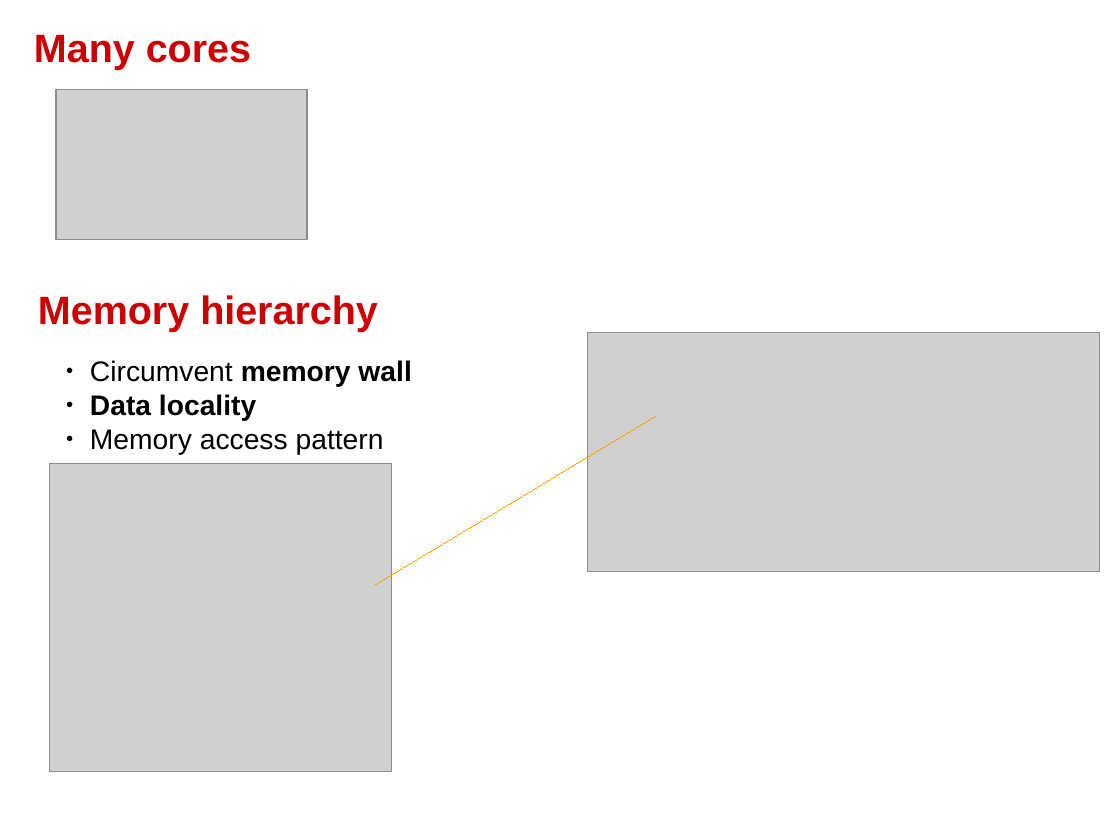
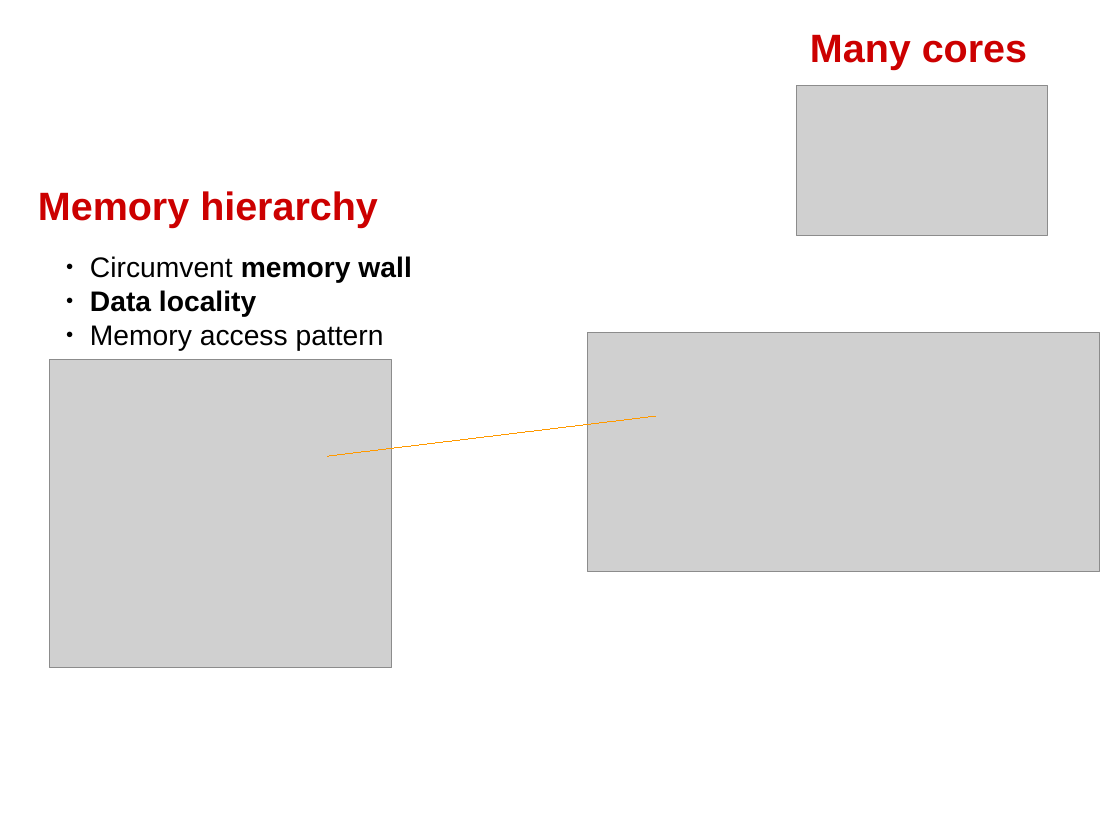
Before and after one commit to swhatelse/M2_internship, a slide deck: slide 3 of org/Presentations/defense/model/HPC.odp. Drawn at 1120x840 pixels with LibreOffice and Linux fonts; fonts in the diff are those of the drawing; grey boxes stand for pictures. Boxes give left, top, right and bottom in pixels: in the first picture for what was removed or moved away, otherwise in the second. Text is boxed around its words. In the diff, an @@ line names an element or a change of style, - is before the commit and + after.

```diff
--- a/org/Presentations/defense/model/HPC.odp
+++ b/org/Presentations/defense/model/HPC.odp
@@ text "Many cores": place and size @@
-text "Many cores" at <box>34,34,251,69</box>
+text "Many cores" at <box>810,34,1027,69</box>
@@ picture: place and size @@
-picture at <box>56,89,307,241</box>
+picture at <box>797,85,1048,237</box>
@@ 2 texts, 1 picture: place and size @@
-2 texts, 1 picture at <box>38,295,411,771</box>
+2 texts, 1 picture at <box>38,191,411,668</box>
@@ line moved from (376, 584) - (657, 416) to (328, 456) - (657, 416) @@
```
Also in this commit, not shown: 3 other slides changed, 3 slides added, 1 slide removed.
